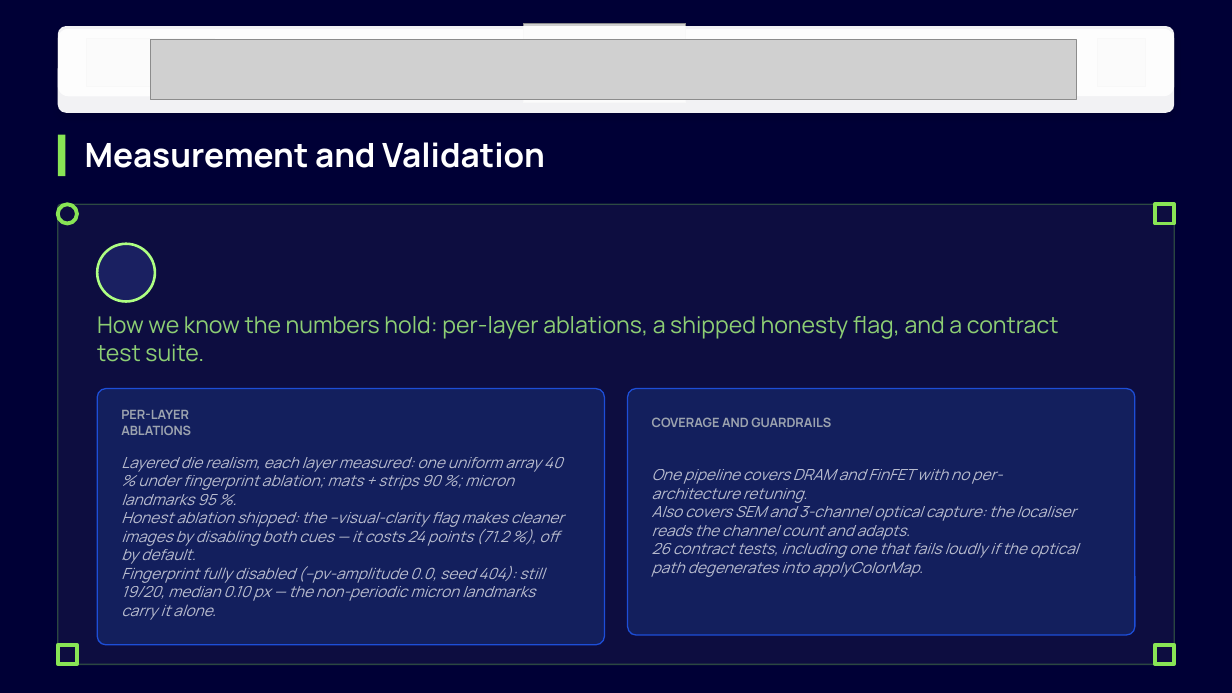
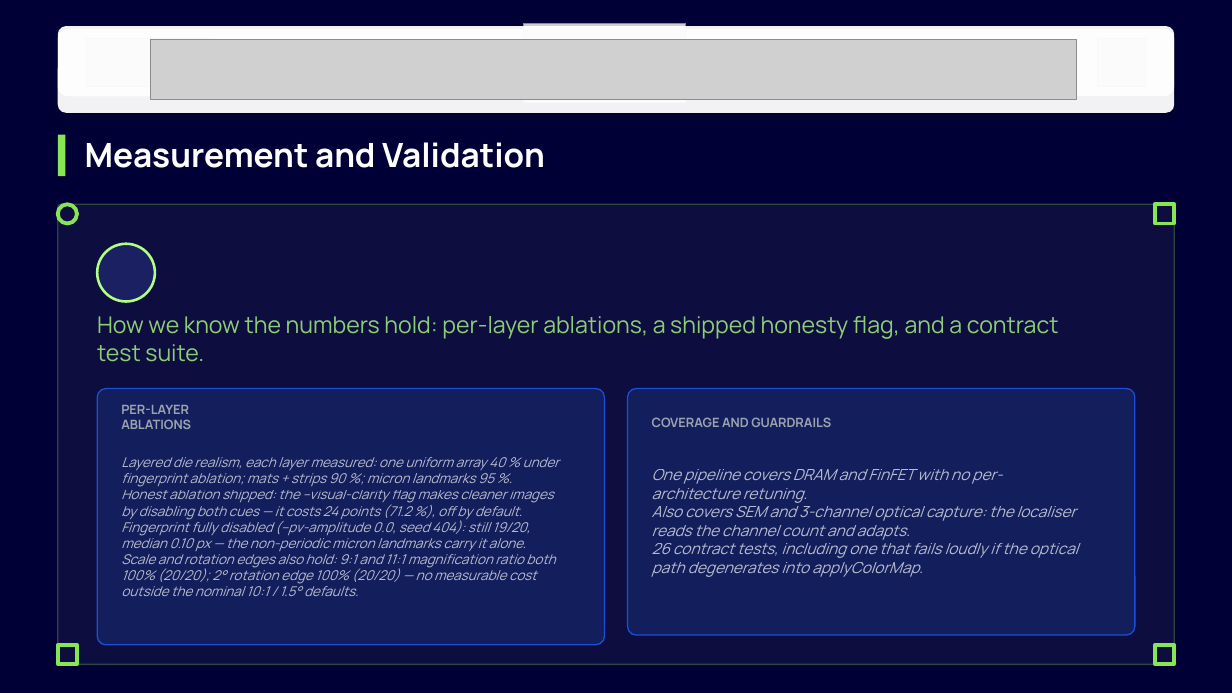
Before and after one commit to Mandy434/drift-sense, a slide deck: slide 7 of DriftSense_Submission_12slides.pptx. Drawn at 1232x693 pixels with LibreOffice and Linux fonts; fonts in the diff are those of the drawing; grey boxes stand for pictures; background and template pictures are left out. Boxes give left, top, right and bottom in pixels: in the first picture for what was removed or moved away, otherwise in the second. Text is boxed around its words. In the diff, an @@ line names an element or a change of style, - is before the commit and + after.

Commit message:
Add scale-ratio and rotation-edge robustness results to the deck

```diff
--- a/DriftSense_Submission_12slides.pptx
+++ b/DriftSense_Submission_12slides.pptx
@@ text "PER-LAYER ABLATIONS": place and size @@
-text "PER-LAYER ABLATIONS" at (121,410,191,435)
+text "PER-LAYER ABLATIONS" at (121,405,191,429)
@@ text at (121,457,559,551): size 12 to 10.5 pt in "Layered die realism, each layer measured: one ...", "Honest ablation shipped: the --visual-clarity flag makes ...", "Fingerprint fully disabled (--pv-amplitude 0.0, seed 404): ..." @@
@@ text at (121,550,555,596): paragraph added @@
+Scale and rotation edges also hold: 9:1 and 11:1 magnification ratio both 100% (20/20); 2° rotation edge 100% (20/20) — no measurable cost outside the nominal 10:1 / 1.5° defaults.
```
Also in this commit, not shown: 1 other slide changed.
